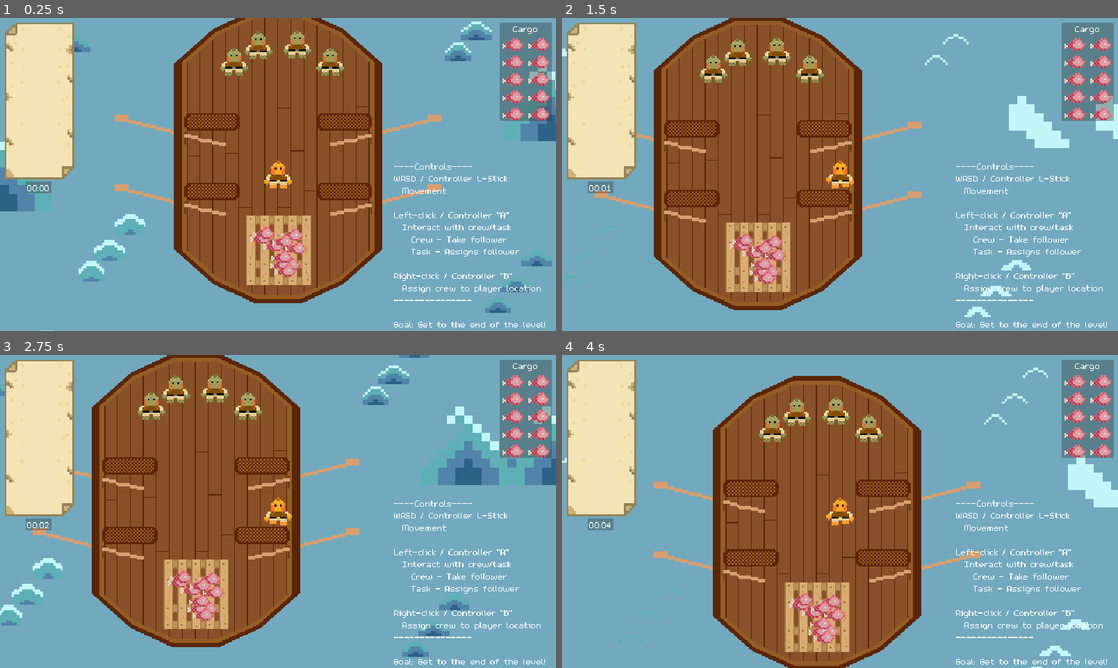
Above: before the commit, frames 1-4 (two rows, left to right).
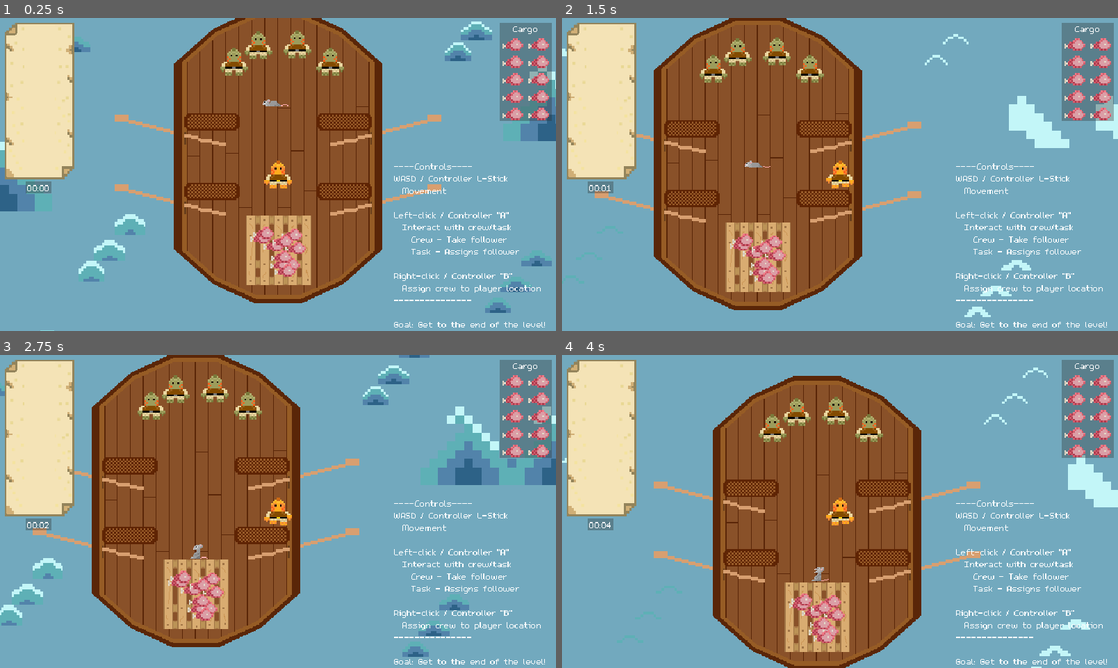
Above: after the commit, the same moments.

Repository: Splashy-Inc/splish-splashisson
Game: Godot game, scene res://Scenes/playground.tscn
The game is run twice, just before and just after one commit, with the same random seed, the same clock (stepped at 60 frames per second) and the same inputs.
Inputs:
- Up to frame 1 (0.25 s): no input
- Up to frame 2 (1.5 s): hold D (right) 0.53-1.28 s; hold I (interact) 0.53-1.28 s; hold S (down) from 1.28 s (still down); tap I (interact) at 1.35 s
- Up to frame 3 (2.75 s): release S (down) at 2.03 s; hold D (right) from 2.03 s (still down); hold O (location) from 2.03 s (still down); tap I (interact) at 2.3 s
- Up to frame 4 (4 s): release D (right) at 2.78 s; release O (location) at 2.78 s; hold W (up) 2.78-3.53 s; tap I (interact) at 2.85 s; hold A (left) from 3.53 s (still down); hold I (interact) from 3.53 s (still down)

The runs differ from the first frame. In frame 1, less than 0.1% of the frame differs, in the area x 47-52%, y 26-29%; in frame 2, less than 0.1%; in frame 3, less than 0.1%, in the area x 34-38%, y 60-66%; in frame 4, less than 0.1%.

Commit message:
Add rat that moves toward and eats cargo

Diff:
--- a/Scenes/playground.tscn
+++ b/Scenes/playground.tscn
@@ -7,6 +7,7 @@
 [ext_resource type="Script" path="res://Scenes/game_camera.gd" id="2_gusxx"]
 [ext_resource type="PackedScene" uid="uid://ptto4146phwg" path="res://Scenes/boat.tscn" id="2_twya3"]
 [ext_resource type="PackedScene" uid="uid://co8iy1he6fkwa" path="res://Scenes/hud.tscn" id="3_75gk2"]
+[ext_resource type="PackedScene" uid="uid://c70vjir2dc7r5" path="res://Scenes/rat.tscn" id="8_scokh"]
 
 [node name="Playground" type="Node"]
 script = ExtResource("1_bs7od")
@@ -42,6 +43,9 @@
 
 [node name="Obstacles" type="Node" parent="."]
 
+[node name="Rat" parent="Obstacles" instance=ExtResource("8_scokh")]
+position = Vector2(318, 106)
+
 [node name="LeakSpawnTimer" type="Timer" parent="."]
 wait_time = 5.0
 autostart = true
--- /dev/null
+++ b/Scenes/rat.tscn
@@ -0,0 +1,101 @@
+[gd_scene load_steps=16 format=3 uid="uid://c70vjir2dc7r5"]
+
+[ext_resource type="Script" path="res://Scripts/rat.gd" id="1_cvs5m"]
+[ext_resource type="Texture2D" uid="uid://c82fkosfxo1kg" path="res://Art/Rat/RatDead/RatDeadA.png" id="2_nqypc"]
+[ext_resource type="Texture2D" uid="uid://dw8niig2iqeyh" path="res://Art/Rat/RatDead/RatDeadB.png" id="3_yvk86"]
+[ext_resource type="Texture2D" uid="uid://bpopd62dscek3" path="res://Art/Rat/RatDead/RatDeadC.png" id="4_dg4g8"]
+[ext_resource type="Texture2D" uid="uid://2gc7wldiryj4" path="res://Art/Rat/RatDead/RatDeadD.png" id="5_stud0"]
+[ext_resource type="Texture2D" uid="uid://bd4q48gw7kwfw" path="res://Art/Rat/RatDead/RatDeadE.png" id="6_3va6k"]
+[ext_resource type="Texture2D" uid="uid://iyhdx7bl21jj" path="res://Art/Rat/RatEat/RatEatA.png" id="7_xcr8t"]
+[ext_resource type="Texture2D" uid="uid://457mraiygchr" path="res://Art/Rat/RatEat/RatEatB.png" id="8_6ugau"]
+[ext_resource type="Texture2D" uid="uid://b4gng3kejx6ae" path="res://Art/Rat/RatEat/RatEatC.png" id="9_b6yo2"]
+[ext_resource type="Texture2D" uid="uid://dq84sxomwsufq" path="res://Art/Rat/RatIdle.png" id="10_qtsmf"]
+[ext_resource type="Texture2D" uid="uid://bxpfi86lkxu8y" path="res://Art/Rat/RatMove/RatMoveB.png" id="11_yot7h"]
+[ext_resource type="Texture2D" uid="uid://byumm8peoeqeh" path="res://Art/Rat/RatMove/RatMoveA.png" id="12_nkkln"]
+
+[sub_resource type="SpriteFrames" id="SpriteFrames_f7ori"]
+animations = [{
+"frames": [{
+"duration": 1.0,
+"texture": ExtResource("2_nqypc")
+}, {
+"duration": 1.0,
+"texture": ExtResource("3_yvk86")
+}, {
+"duration": 1.0,
+"texture": ExtResource("4_dg4g8")
+}, {
+"duration": 1.0,
+"texture": ExtResource("5_stud0")
+}, {
+"duration": 1.0,
+"texture": ExtResource("6_3va6k")
+}],
+"loop": false,
+"name": &"die",
+"speed": 3.0
+}, {
+"frames": [{
+"duration": 1.0,
+"texture": ExtResource("7_xcr8t")
+}, {
+"duration": 1.0,
+"texture": ExtResource("8_6ugau")
+}, {
+"duration": 1.0,
+"texture": ExtResource("9_b6yo2")
+}],
+"loop": true,
+"name": &"eat",
+"speed": 4.0
+}, {
+"frames": [{
+"duration": 1.0,
+"texture": ExtResource("10_qtsmf")
+}],
+"loop": true,
+"name": &"idle",
+"speed": 5.0
+}, {
+"frames": [{
+"duration": 1.0,
+"texture": ExtResource("11_yot7h")
+}, {
+"duration": 1.0,
+"texture": ExtResource("12_nkkln")
+}],
+"loop": true,
+"name": &"move",
+"speed": 4.0
+}]
+
+[sub_resource type="CircleShape2D" id="CircleShape2D_5mkuk"]
+radius = 7.0
+
+[sub_resource type="CircleShape2D" id="CircleShape2D_8fw22"]
+radius = 6.0
+
+[node name="Rat" type="CharacterBody2D"]
+collision_layer = 4
+collision_mask = 8
+script = ExtResource("1_cvs5m")
+
+[node name="AnimatedSprite2D" type="AnimatedSprite2D" parent="."]
+position = Vector2(0, -9)
+sprite_frames = SubResource("SpriteFrames_f7ori")
+animation = &"idle"
+autoplay = "idle"
+
+[node name="CollisionShape2D" type="CollisionShape2D" parent="."]
+rotation = 1.5708
+shape = SubResource("CircleShape2D_5mkuk")
+
+[node name="InteractableRange" type="Area2D" parent="."]
+collision_layer = 0
+collision_mask = 32
+
+[node name="CollisionShape2D" type="CollisionShape2D" parent="InteractableRange"]
+shape = SubResource("CircleShape2D_8fw22")
+
+[connection signal="body_entered" from="InteractableRange" to="." method="_on_interactable_range_body_entered"]
+[connection signal="body_exited" from="InteractableRange" to="." method="_on_interactable_range_body_exited"]
--- /dev/null
+++ b/Scripts/rat.gd
@@ -0,0 +1,60 @@
+extends CharacterBody2D
+
+class_name Rat
+
+const SPEED = 50.0
+
+enum State {
+	IDLE,
+	MOVING,
+	ATTACKING,
+}
+
+var state = State.IDLE
+
+var target: Cargo
+@export var hole: StaticBody2D
+
+func _ready():
+	target_closest_cargo()
+
+func _physics_process(delta: float) -> void:
+	match state:
+		State.IDLE:
+			_move_state(delta)
+		State.MOVING:
+			_move_state(delta)
+		State.ATTACKING:
+			_attack_state()
+
+func _move_state(delta: float):
+	if target:
+		var direction = global_position.direction_to(target.global_position)
+		velocity = direction * SPEED
+		state = State.MOVING
+		$AnimatedSprite2D.play("move")
+	else:
+		state = State.IDLE
+		$AnimatedSprite2D.play("idle")
+
+	move_and_slide()
+
+func _attack_state():
+	$AnimatedSprite2D.play("eat")
+
+func target_closest_cargo():
+	for cargo in get_tree().get_nodes_in_group("cargo"):
+		if not target:
+			target = cargo
+		elif global_position.distance_to(cargo.global_position) > global_position.distance_to(target.global_position):
+			target = cargo
+
+func _on_interactable_range_body_entered(body: Node2D) -> void:
+	if body == target:
+		target.add_threat(self)
+		state = State.ATTACKING
+
+func _on_interactable_range_body_exited(body: Node2D) -> void:
+	if body == target:
+		target.remove_threat(self)
+		state = State.IDLE
Not shown: 1 places in Scenes/playground.tscn that only renumber resources
